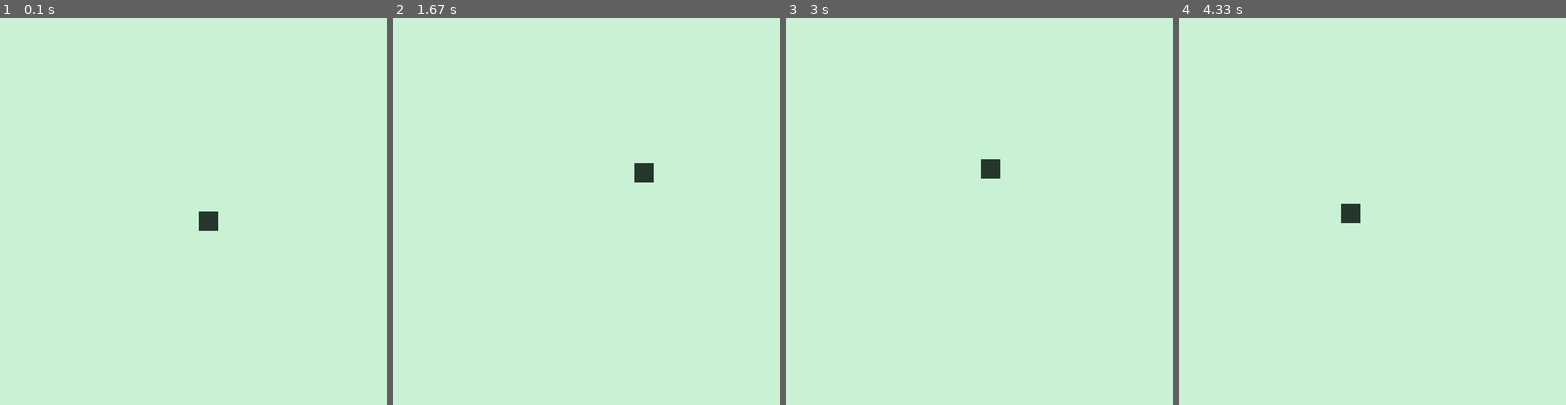
Above: before the commit, frames 1-4 (left to right).
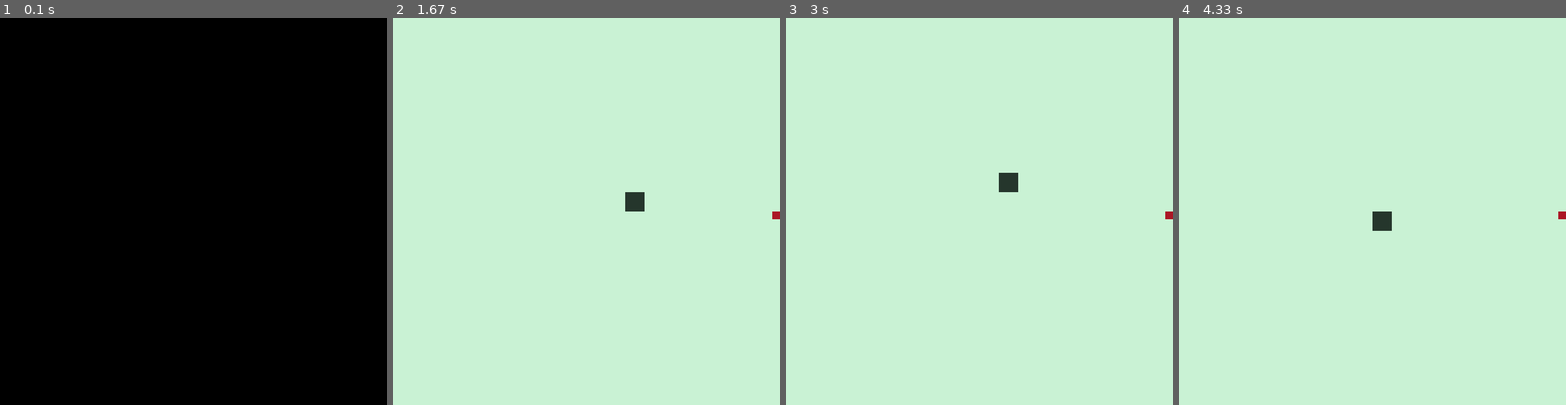
Above: after the commit, the same moments.

Repository: ilwad23/snake-game
Game: pygame game, started from snake.py
Two runs of this game, one before a commit and one after it. Both use one fixed random seed, a clock stepped at 60 frames per second and the inputs below.
Inputs:
- Up to frame 1 (0.1 s): no input
- Up to frame 2 (1.67 s): hold Right 0.33-0.8 s; hold Up 0.83-1.3 s
- Up to frame 3 (3 s): hold Left 1.97-2.73 s; hold Down from 2.77 s (still down)
- Up to frame 4 (4.33 s): release Down at 3.73 s; hold Left from 3.77 s (still down)

The runs differ from the first frame. In frame 1, 100% of the frame differs, in the area x 0-100%, y 0-100%; in frame 2, 0.5%; in frame 3, 0.5%; in frame 4, 0.5%.

Commit message:
formated

Diff:
--- a/snake.py
+++ b/snake.py
@@ -1,75 +1,139 @@
 import pygame
-from pygame.cursors import arrow
 from pygame.display import update
+from random import randint
+import time as x
 
 # Configs and Veriables
+
 pygame.init()
+# SCREEN
 WIDTH, HEIGHT = 800, 800
-HALFW, HALFH = WIDTH/2, HEIGHT/2
-SCREEN = pygame.display.set_mode((WIDTH,HEIGHT))
-pygame.display.set_caption('Snake Game')
+HALFW, HALFH = WIDTH / 2, HEIGHT / 2
+SCREEN = pygame.display.set_mode((WIDTH, HEIGHT))
+pygame.display.set_caption("Snake Game")
 BG_COLOR = (201, 242, 212)
-SPOTS = 20
-snake = pygame.Rect((HALFW, HALFH), (WIDTH/SPOTS, HEIGHT/SPOTS))
+# SNAKE
+SIZE_FOR_SNAKE = WIDTH / 20
+snake_head = pygame.Rect((HALFW, HALFH), (SIZE_FOR_SNAKE, SIZE_FOR_SNAKE))
 SNAKE_COLOR = (37, 54, 44)
+# snake_body = pygame.Rect((100-snake_head.width, HALFH), (WIDTH/SPOTS_FOR_SNAKE, HEIGHT/SPOTS_FOR_SNAKE))
+body_arr = [snake_head]
+last = 0  # len(body_arr) - 1
+# FOOD
+SIZE_FOR_FOOD = WIDTH / 50
+food = pygame.Rect((WIDTH - SIZE_FOR_FOOD, HALFH), (SIZE_FOR_FOOD, SIZE_FOR_FOOD))
+FOOD_COLOR = (171, 22, 37)
 
 # Functions
+def add_body():
+    # varibale
+    global body_arr
+    # adds a new square to the array (body_arr) to join the body
+    new_part = pygame.Rect(
+        (snake_head.x, snake_head.y),
+        (SIZE_FOR_SNAKE, SIZE_FOR_SNAKE),
+    )
+    body_arr.append(new_part)
 
-def block(arrow):
-    left = snake.left < 10
-    right =  snake.left  >= WIDTH
-    top = snake.bottom <= 0
-    bottom =  snake.top >= HEIGHT
-    arrows = [left, right, top, bottom]
-    return arrows[arrow]
 
-def controls(vel,turn):
+def collision_detector():
+    # detects if the snake eat the food then changes the placement of the food to a new location on the sceen.
+    if body_arr[last].colliderect(food):
+        # when the snke eats the food its body will grow, this function will add another part to the body.
+        add_body()
+        # this variable becomes true
+        return [(randint(0, WIDTH - food.width), randint(0, HEIGHT - food.width))]
+    return [(food.x, food.y)]
+
+
+def block(side):
+    # these boolens become true when the snke go through the sides of the screen.
+    left = body_arr[last].x + 10 <= 0
+    right = body_arr[last].left - 10 >= WIDTH
+    top = body_arr[last].bottom + 10 <= 0
+    bottom = body_arr[last].top + 10 >= HEIGHT
+    sides = [left, right, top, bottom]
+    return sides[side]
+
+
+def controls(vel, move_snake):
     key = pygame.key.get_pressed()
+    # the snake will move in different direction according the arrows pressed
+    if key[pygame.K_LEFT] and move_snake[1] != "right":
+        move_snake = [[-abs(vel), 0], "left"]
+    if key[pygame.K_RIGHT] and move_snake[1] != "left":
+        move_snake = [[abs(vel), 0], "right"]
+    if key[pygame.K_UP] and move_snake[1] != "down":
+        move_snake = [[0, -abs(vel)], "up"]
+    if key[pygame.K_DOWN] and move_snake[1] != "up":
+        move_snake = [[0, abs(vel)], "down"]
 
-    if key[pygame.K_LEFT]:turn = [[-abs(vel),0],'left']
-    if key[pygame.K_RIGHT] :turn = [[abs(vel),0], 'right']
-    if key[pygame.K_UP]:turn = [[0, -abs(vel)], 'up']
-    if key[pygame.K_DOWN]:turn = [[0,abs(vel)], 'down']
+    return move_snake
 
-    return turn
 
-def move_snake(vel, turn, still_out):
-    out_of_screen = (block(0) or block(1) or block(2) or block(3))
-    turn = controls(vel,turn)
+def handle_move_for_snake(vel, move_snake, still_out):
+    # Variables
+    # out_of_screen = block(0) or block(1) or block(2) or block(3)
+    move_snake = controls(vel, move_snake)
+    # makes the snake comes out from the side it went through
+    # if out_of_screen and still_out == 0:
+    # still_out = 1
+    if move_snake[1] == "right" and body_arr[last].x >= WIDTH-SIZE_FOR_FOOD:
+        body_arr[last].x = 1
+    if move_snake[1] == "left" and body_arr[last].x <= 0:
+        body_arr[last].x = WIDTH - SIZE_FOR_FOOD
+    if move_snake[1] == "up" and body_arr[last].y <= 0:
+        body_arr[last].y = HEIGHT - body_arr[last].height
+    if move_snake[1] == "down"and body_arr[last].y >= HEIGHT-SIZE_FOR_FOOD:
+        body_arr[last].y = 1
+    # elif not out_of_screen:
+    #     still_out = 0
 
-    if out_of_screen and still_out == 0:
-        still_out =1;
-        if (turn[1] == 'right' or turn[1] == 'left'):
-            turn = [[-abs(vel), 0], 'left'] if turn[1] =='right' else [[abs(vel),0], 'right']
-        else:
-            turn = [[0,abs(vel)], 'down'] if turn[1]== 'up' else [[0, -abs(vel)], 'up']
-    elif not out_of_screen: still_out = 0
+    return move_snake
 
-    return turn
 
-def display_on_screen(turn):
+def display_on_screen(move_snake):
+    # Background color
     SCREEN.fill(BG_COLOR)
+    # food that the snake eats. it will update its position each time the snake eats it.
+    food.update(collision_detector()[0], food.size)
+    pygame.draw.rect(SCREEN, FOOD_COLOR, food)
+    # this will move and display the body part
+    for i in range(len(body_arr) - 1, -1, -1):
+        if i !=0:
+            p = body_arr[i - 1]
+            body_arr[i].x = p.x
+            body_arr[i].y = p.y
 
-    snake.move_ip(turn[0])
+    body_arr[0].move_ip(move_snake[0])
+    print(body_arr)
+    for i in body_arr:
+        pygame.draw.rect(SCREEN, SNAKE_COLOR, i)
+    x.sleep(0.5)
+    # updates the screen
+    update()
 
-    pygame.draw.rect(SCREEN, SNAKE_COLOR, snake)
-
-    pygame.display.update()
 
 def main():
-    CLOCK = pygame.time.Clock(); still_out = 0; vel =1; turn = [[vel,0],'right'];
-
+    # Variables
+    CLOCK = pygame.time.Clock()
+    still_out = 0
+    vel = SIZE_FOR_SNAKE
+    move_snake = [[vel, 0], "right"]
     crashed = False
+    # gets the running untill it is quited or it crashed
     while not crashed:
         CLOCK.tick(120)
         for event in pygame.event.get():
             if event.type == pygame.QUIT:
                 crashed = True
+        # handles how the snake moves
+        move_snake = handle_move_for_snake(vel, move_snake, still_out)
 
-        turn = move_snake(vel,turn,still_out)
-        display_on_screen(turn)
+        display_on_screen(move_snake)
 
     pygame.quit()
 
-if __name__ == '__main__':
+
+if __name__ == "__main__":
     main()
